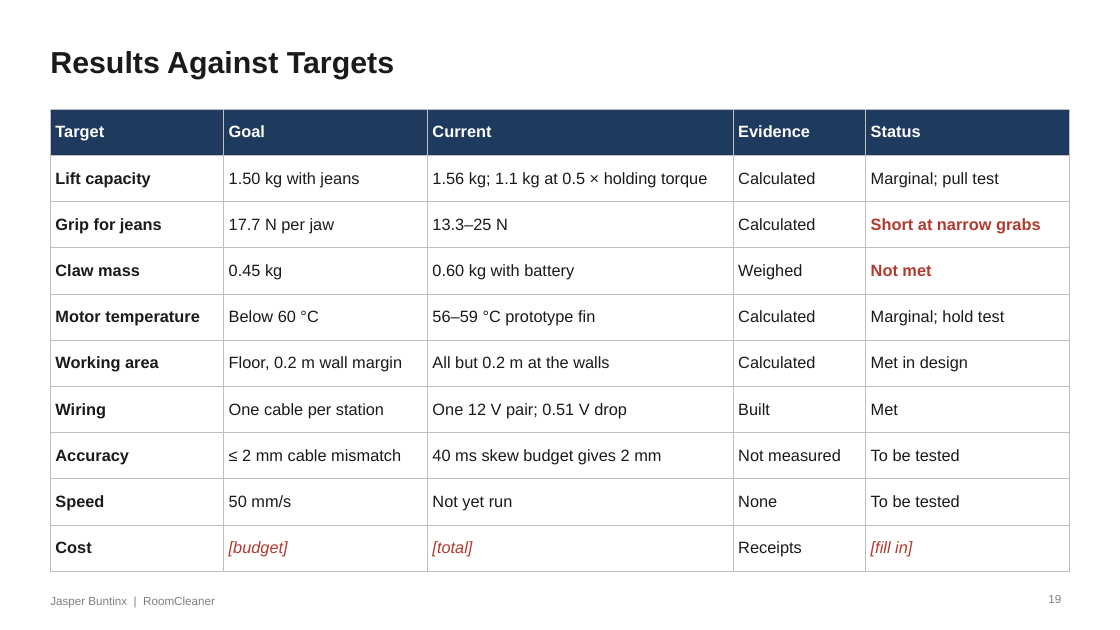
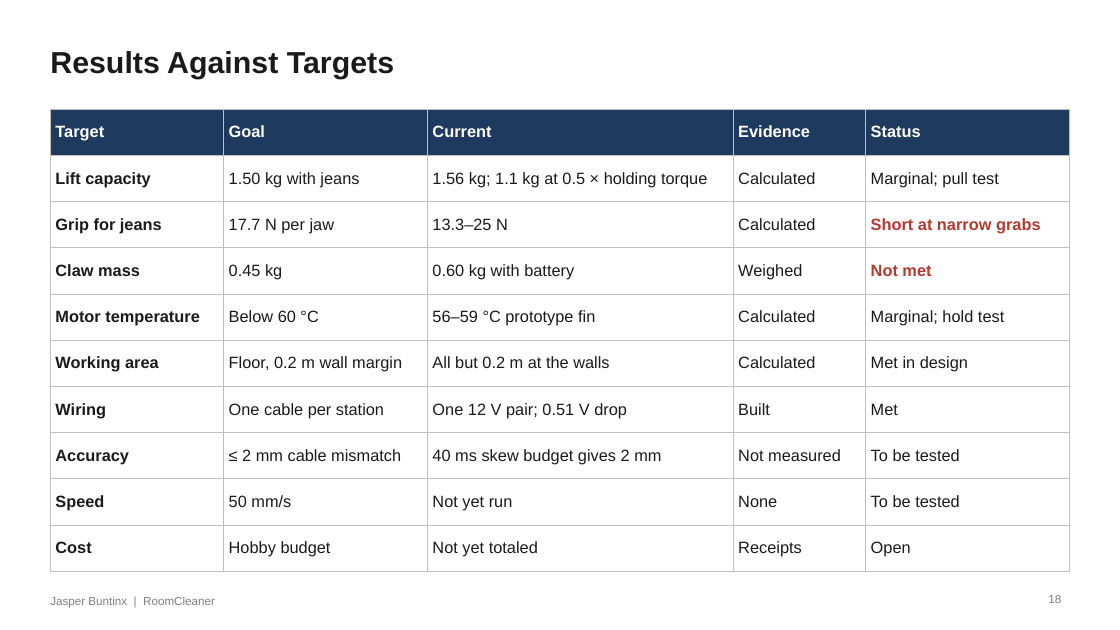
Before and after one commit to Jaspario1199/RoomCleaner, a slide deck: slide 18 of docs/presentation/deck_v8/RoomCleaner_Buntinx_Oct27_v8.pptx (slide 19 before the commit). Drawn at 1120x630 pixels with LibreOffice and Linux fonts; fonts in the diff are those of the drawing. Boxes give left, top, right and bottom in pixels: in the first picture for what was removed or moved away, otherwise in the second. Text is boxed around its words. In the diff, an @@ line names an element or a change of style, - is before the commit and + after.

```diff
--- a/docs/presentation/deck_v8/RoomCleaner_Buntinx_Oct27_v8.pptx
+++ b/docs/presentation/deck_v8/RoomCleaner_Buntinx_Oct27_v8.pptx
@@ table at (50,109,1070,561) @@
-row 10: Cost | [budget] | [total] | Receipts | [fill in]
+row 10: Cost | Hobby budget | Not yet totaled | Receipts | Open
```
Also in this commit, not shown: 2 other slides changed, 1 slide removed, 4 other files.
